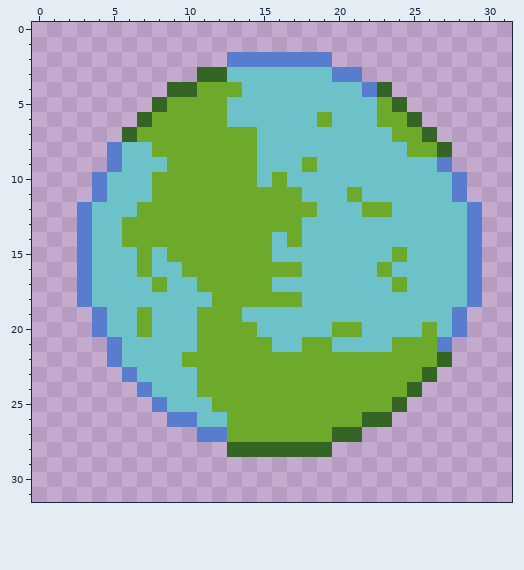
Pixel-art sprite, stored at Collision Free/sprites/planet.png. The picture above was drawn from the file before the commit.
The file is 32x32 pixels.
And afterwards:
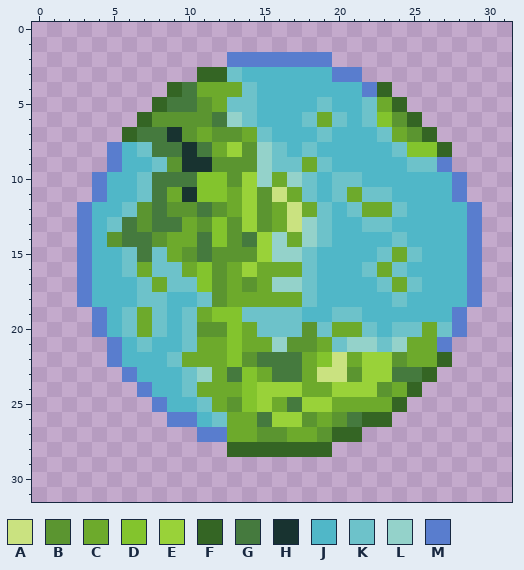
Palette (. is transparent): A #cae280  B #5b9530  C #6daa2c  D #83c42d  E #99d239  F #346524  G #457a3e  H #183330  J #50b7c8  K #6dc2ca  L #94d2ca  M #597dce
What changed:
@@ x 0..31 @@
  2 .............MMMMMMM............
- 3 ...........FFKKKKKKKMM..........
- 4 .........FFCCCKKKKKKKKMF........
- 5 ........FCCCCKKKKKKKKKKCF.......
- 6 .......FCCCCCKKKKKKCKKKCCF......
- 7 ......FCCCCCCCCKKKKKKKKKCCF.....
- 8 .....MKKCCCCCCCKKKKKKKKKKCCF....
- 9 .....MKKKCCCCCCKKKCKKKKKKKKM....
-10 ....MKKKCCCCCCCKCKKKKKKKKKKKM...
-11 ....MKKKCCCCCCCCCCKKKCKKKKKKM...
-12 ...MKKKCCCCCCCCCCCCKKKCCKKKKKM..
-13 ...MKKCCCCCCCCCCCCKKKKKKKKKKKM..
-14 ...MKKCCCCCCCCCCKCKKKKKKKKKKKM..
-15 ...MKKKCKCCCCCCCKKKKKKKKCKKKKM..
-16 ...MKKKCKKCCCCCCCCKKKKKCKKKKKM..
-17 ...MKKKKCKKCCCCCKKKKKKKKCKKKKM..
-18 ...MKKKKKKKKCCCCCCKKKKKKKKKKKM..
-19 ....MKKCKKKCCCKKKKKKKKKKKKKKM...
-20 ....MKKCKKKCCCCKKKKKCCKKKKCKM...
-21 .....MKKKKKCCCCCKKCCKKKKCCCM....
-22 .....MKKKKCCCCCCCCCCCCCCCCCF....
-23 ......MKKKKCCCCCCCCCCCCCCCF.....
-24 .......MKKKCCCCCCCCCCCCCCF......
-25 ........MKKKCCCCCCCCCCCCF.......
-26 .........MMKKCCCCCCCCCFF........
-27 ...........MMCCCCCCCFF..........
+ 3 ...........FFKJJJJJJMM..........
+ 4 .........FGCCCKJJJJJJJMF........
+ 5 ........FGGBCKKJJJJKJJKCF.......
+ 6 .......FBBBBGLKJJJKCKJKDBF......
+ 7 ......FGGHBCBBCKJJJKJJJKCBF.....
+ 8 .....MJKGGHGCEBLKJKJJJJJKDDF....
+ 9 .....MJJKBHHBBBLKKCKJJJJJKKM....
+10 ....MJJKGGGDDBELCLKJKKJJJJJJM...
+11 ....MJJKGCHDDCEBACKJKCKKJJJJM...
+12 ...MJJKBGBBGBCEBCACKJKCCKJJJJM..
+13 ...MJKGBGGCBDBEBCALKJJKKJJJJJM..
+14 ...MJBGGBCCGDBGELCLKJJJJKJJJJM..
+15 ...MJJKGKCBGBBBELLKJJJJKCKJJJM..
+16 ...MJJKCKKCDBCECCCKJJJKCKJJJJM..
+17 ...MJJJKCKKDBCBCLLKJJJJKCKJJJM..
+18 ...MJJJKKJJKBCCCCCKJJJJJKJJJJM..
+19 ....MJKCKJKCDDKKKKJJKKJJJJJJM...
+20 ....MJKCKJKBBDCKKKBKCCKJKKCKM...
+21 .....MJKJJKCCDCCLBBCKLLKLCCM....
+22 .....MJJJKCCCDBGGGCDACEEBCCF....
+23 ......MJJJKLCGDCGGCAABEEGGF.....
+24 .......MJJKCCCDEEECCEEEBCF......
+25 ........MJJKCBDECGEECCCCF.......
+26 .........MMJKCCGEEBCBGFF........
+27 ...........MMCCBBCCBFF..........
 28 .............FFFFFFF............
Boxes around the changes in both pictures, in picture pixels (x1, y1, x2, y2):
changed: (92, 67, 467, 442)
